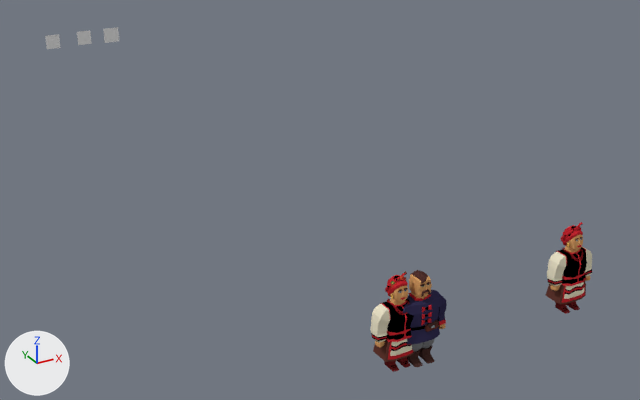
One commit to the Blender file blender/odessa_icon_apple.blend: the scene before it, then after it.
Rendered twice from a 50 mm camera at (-4.2, -5.9, 4.84) aimed at (1.6, 4.65, -0.43). Lighting does not change. The marker at lower left points along +X, +Y and +Z.

Objects in the first picture: 'Plane.001', 'Plane.003', 'kozak_3.001', 'woman_6', 'woman_6.001'.
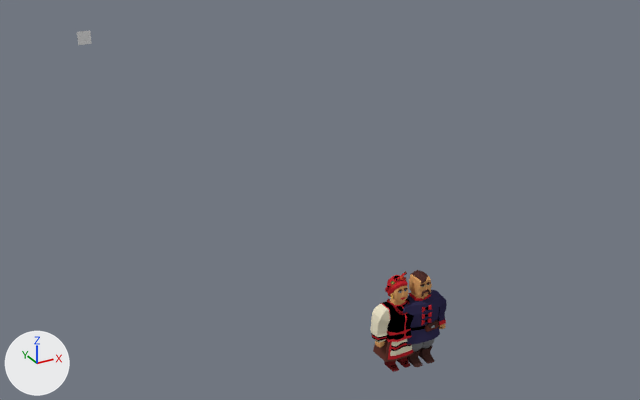
Location of each change, (x1, y1, x2, y2) in pixels of the pictures (640 x 400 px):
'woman_6', deleted: before (545, 222, 592, 314)
'Plane.001', deleted: before (103, 27, 119, 43)
'Plane.003', deleted: before (45, 34, 61, 49)

The change, as a diff of the scene's bpy script:
```diff
--- a/blender/odessa_icon_apple.blend.py
+++ b/blender/odessa_icon_apple.blend.py
@@ ob_woman_6 @@
-ob_woman_6 = bpy.data.objects.new('woman_6', me_cube_006)
-ob_woman_6.location = (2.05, 0.05, 0.0)
-ob_woman_6.rotation_euler = (1.571, 0.0, 0.00914)  # degrees (90, 0, 0.5)
@@ ob_plane_001 @@
-ob_plane_001 = bpy.data.objects.new('Plane.001', me_plane_002)
-ob_plane_001.location = (0.54, 11.23, 0.8)
-ob_plane_001.rotation_euler = (1.572, 0.0, 0.0)  # degrees (90, 0, 0)
-ob_plane_001.scale = (0.148, 0.139, 0.148)
@@ ob_plane_003 @@
-ob_plane_003 = bpy.data.objects.new('Plane.003', me_plane_004)
-ob_plane_003.location = (-0.6, 11.24, 0.8)
-ob_plane_003.rotation_euler = (1.569, 1.573, -0.0000706)  # degrees (90, 90, -0)
-ob_plane_003.scale = (0.131, 0.131, 0.131)
```
